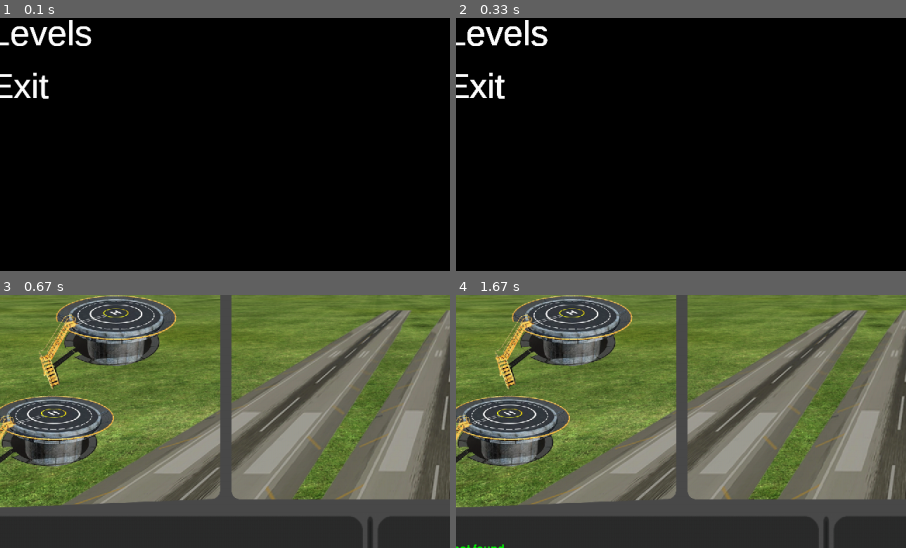
Above: before the commit, frames 1-4 (two rows, left to right).
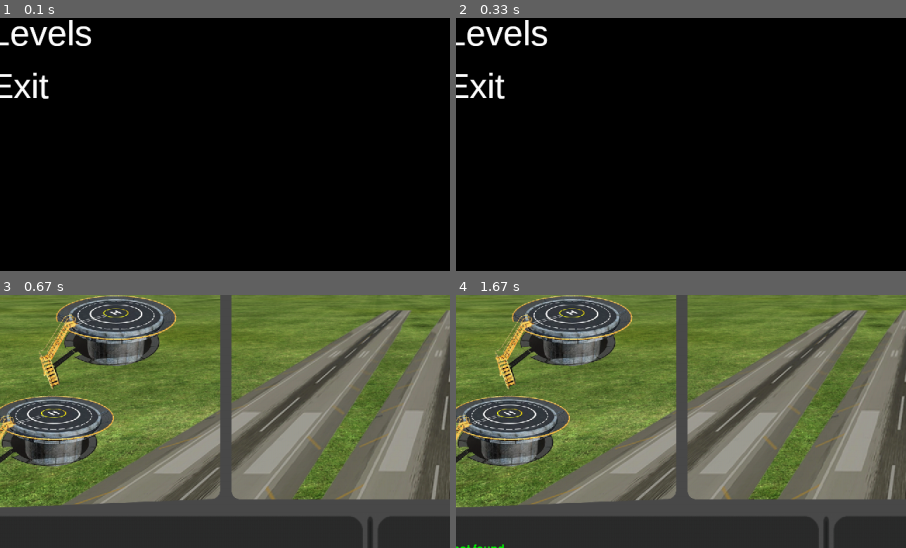
Above: after the commit, the same moments.

Repository: Calrission/AirportDispatcherPygame
Game: pygame game, started from main.py
Two runs of this game, one before a commit and one after it. Both use one fixed random seed, a clock stepped at 60 frames per second and the inputs below.
Inputs:
- Up to frame 1 (0.1 s): no input
- Up to frame 2 (0.33 s): no input
- Up to frame 3 (0.67 s): tap Space at 0.33 s
- Up to frame 4 (1.67 s): type "ann" at 0.67 s; tap Enter at 1 s; hold W from 1.22 s (still down); tap Space at 1.28, 1.58 s
The pictures show only the part of the screen within x 9-59%, y 25-75%; the shares and areas given below are measured in that part.

The runs differ from the first frame. In frame 1, 0.2% of the frame differs, in the area x 2-21%, y 3-33%; in frame 2, 0.4%, in the area x 1-21%, y 3-33%; in frame 3, nothing differs; in frame 4, nothing differs.

Commit message:
fix fill surface

Diff:
--- a/App.py
+++ b/App.py
@@ -16,7 +16,7 @@
         self.running = True
 
         size = screen_width, screen_height
-        surface = pygame.display.set_mode(size)
+        self.surface = pygame.display.set_mode(size)
 
         self.clock = pygame.time.Clock()
 
@@ -26,8 +26,8 @@
         scenario.add_land('003', 'A', 7 * fps)
         scenario.add_take_off('004', 'A', 10 * fps)
 
-        self.menu = Menu(100, 100, 75, surface)
-        self.game = Game(surface, scenario, self.clock)
+        self.menu = Menu(100, 100, 75, self.surface)
+        self.game = Game(self.surface, scenario, self.clock)
 
         self.now_screen: Screen = self.menu
 
@@ -36,6 +36,7 @@
         self.menu.append_option('Exit', lambda: pygame.quit())
 
     def tick(self):
+        self.surface.fill("black")
         for event in pygame.event.get():
             if event.type == pygame.QUIT:
                 self.running = False
